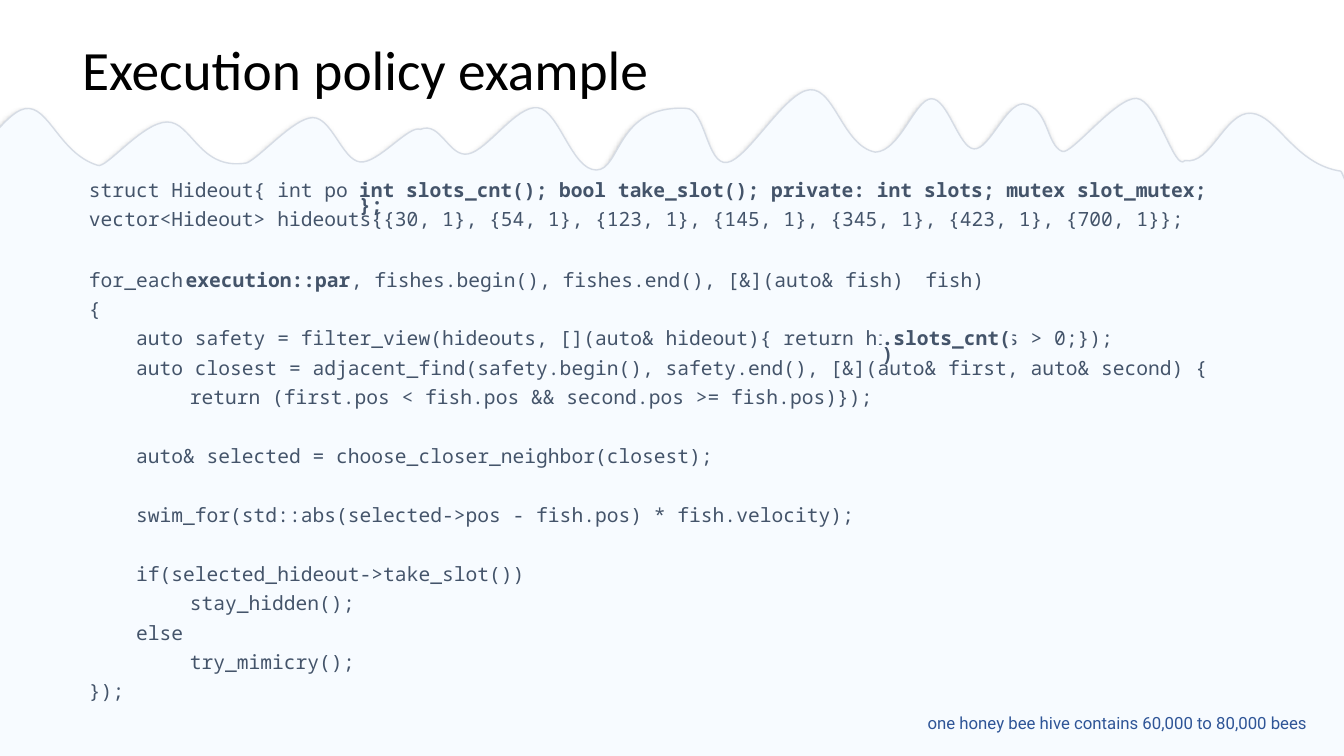
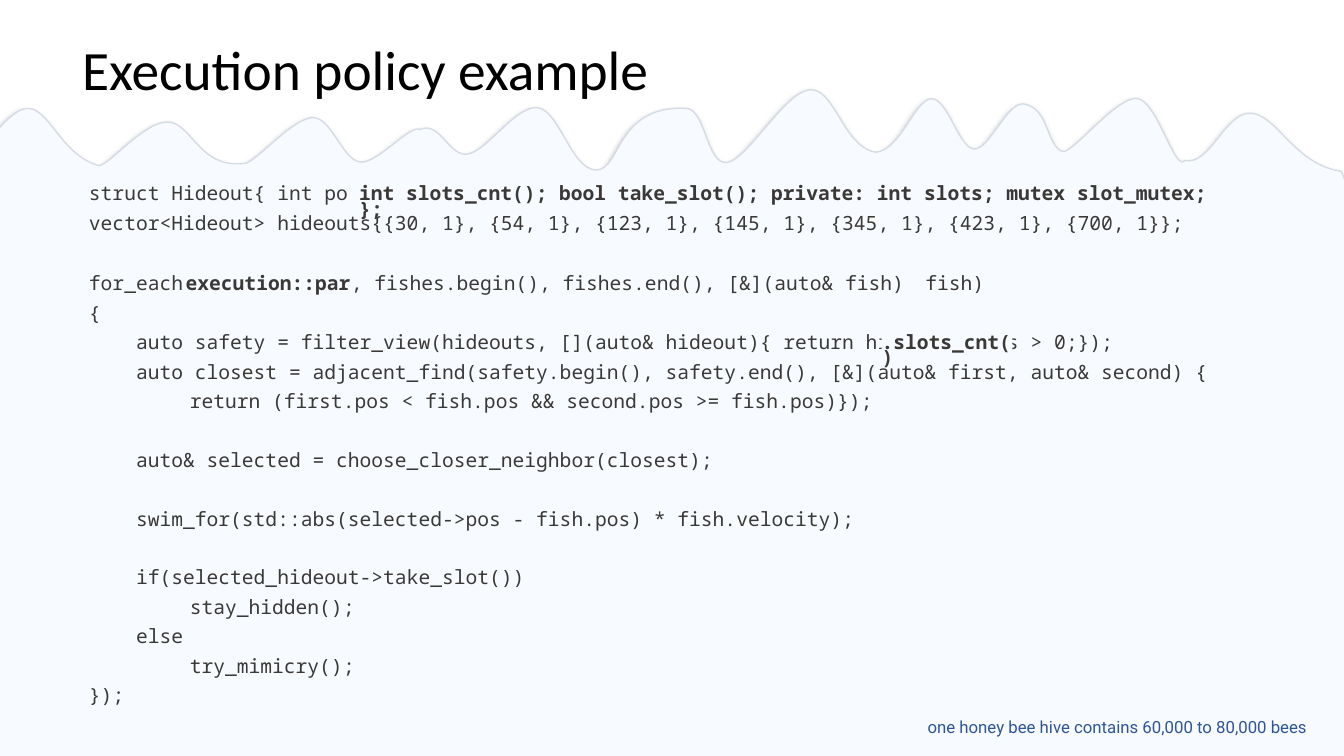
Before and after one commit to EmptySquareBubble/StoriesFromAParallelUniverse-, a slide deck: slide 40 of stories_from_a_paralel_universe.pptx. Drawn at 1344x756 pixels with LibreOffice and Linux fonts; fonts in the diff are those of the drawing. Boxes give left, top, right and bottom in pixels: in the first picture for what was removed or moved away, otherwise in the second. Text is boxed around its words. In the diff, an @@ line names an element or a change of style, - is before the commit and + after.

Commit message:
formatting

```diff
--- a/stories_from_a_paralel_universe.pptx
+++ b/stories_from_a_paralel_universe.pptx
@@ text colour #44546A to #3B3838 in 5 elements at box(882, 334, 1011, 355), box(89, 275, 1183, 678), box(89, 185, 1183, 233), box(383, 185, 1206, 205), box(186, 275, 904, 295) @@
@@ text "one honey bee hive contains ...": place and size @@
-text "one honey bee hive contains ..." at box(928, 716, 1307, 733)
+text "one honey bee hive contains ..." at box(928, 720, 1307, 737)
```
Also in this commit, not shown: 27 other slides changed, 1 slide added.
